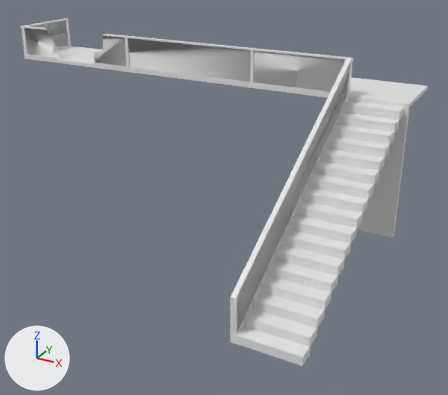
Before and after pictures for a commit that changed the FBX model TBA-MasterD/Assets/Prefabs/Jorge/Originals/Main Room/Balcony.fbx.
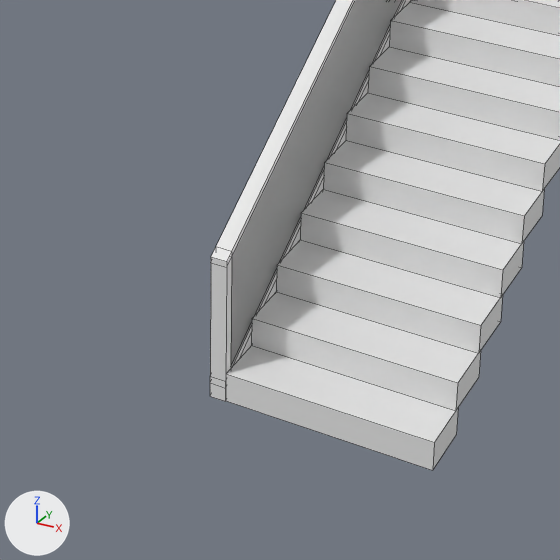
Each version appears first whole from a 50 mm lens placed at (11.07, -20.35, 3.78), pointed at (4.07, -7.62, -2.58), and next in a close-up on the part from 36% to 77% of the width and 54% to 100% of the height. Every picture has the same lights, and +X, +Y and +Z are marked at lower left. The close-ups show mesh edges as thin lines.

Names of what the first close-up shows: 'Balcony', 'Stairs'.
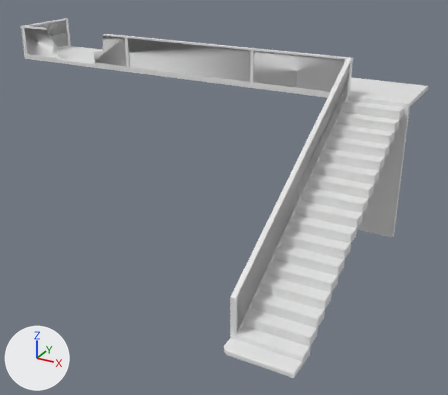
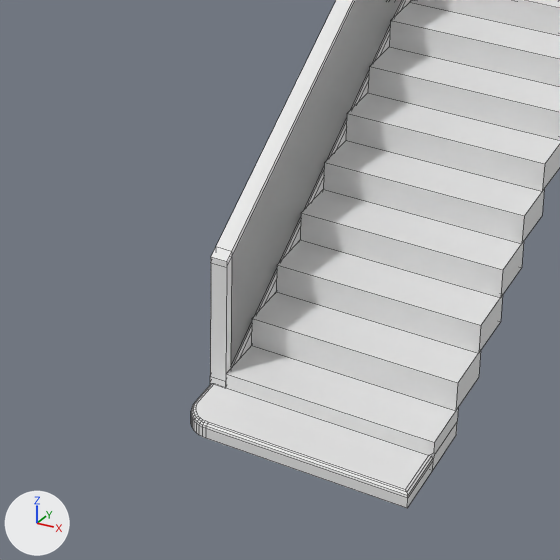
Pixel boxes [x1, y1, x2, y2] of what changed, in the close-ups (560 x 560 px):
'Stairs', reshaped
    before: [226, 0, 560, 470]
    after: [191, 0, 560, 508]
part 1 of me_plane_035, built on
    before: [226, 374, 458, 470]
    after: [191, 374, 458, 508]

Diff of the bpy script that builds the scene:
```diff
--- a/TBA-MasterD/Assets/Prefabs/Jorge/Originals/Main Room/Balcony.fbx.py
+++ b/TBA-MasterD/Assets/Prefabs/Jorge/Originals/Main Room/Balcony.fbx.py
@@ me_plane_035 @@
 # used by ob_stairs; location = (7.285, -6.205, -0.191)
-me_plane_035.from_pydata(...)  # 136 vertices, 102 faces; spans x -0.68..0.68, y -5.58..0.19, z -3.27..0.09
+me_plane_035.from_pydata(...)  # 215 vertices, 165 faces; spans x -0.79..0.68, y -5.96..0.19, z -3.27..0.09
+# me_plane_035 part 1
+# 4 faces are deleted
+# 64 vertices are added at x -0.79..0.68, y -5.96..-5.21, z -3.27..-3.14
+# 15 new vertices lie (0.0, 0.0, 0.07) away from vertices in x -0.79..0.68, y -5.96..-5.58, z -3.27
+# 67 new faces join them
```
